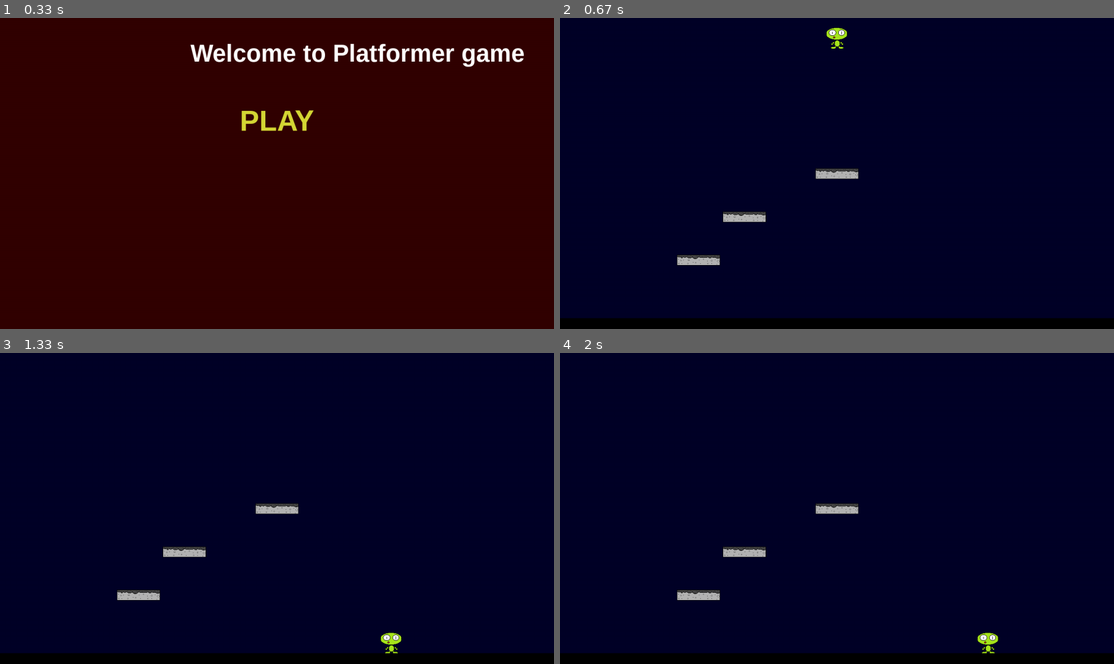
Above: before the commit, frames 1-4 (two rows, left to right).
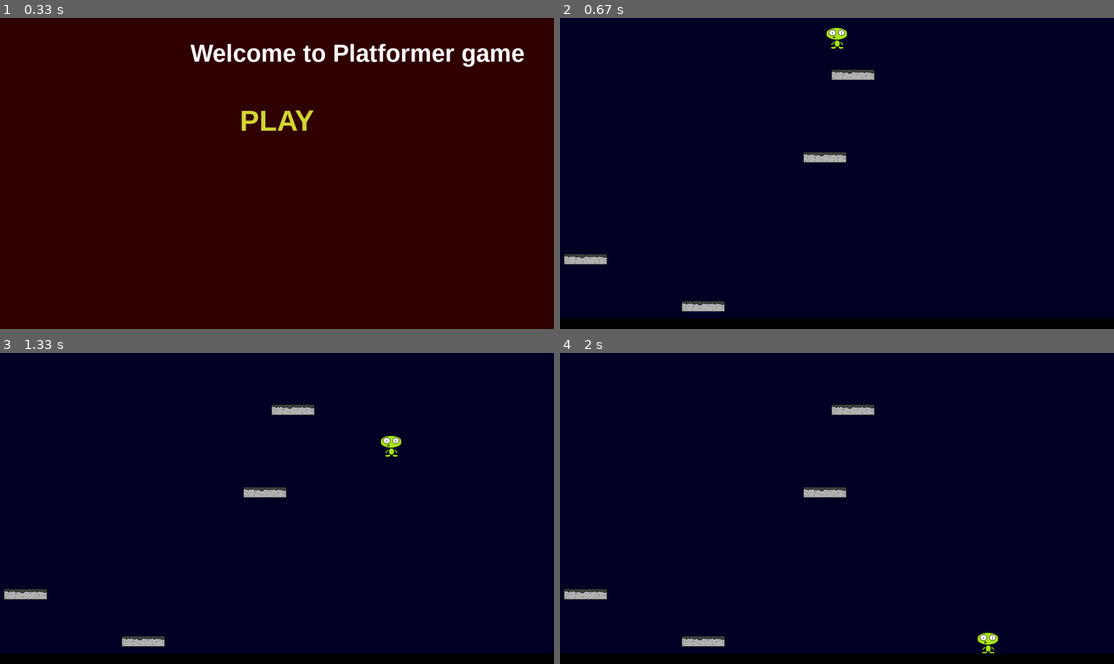
Above: after the commit, the same moments.

Repository: lapatinn/ot-harjoitustyo
Game: pygame game, started from src/main.py
The game is run twice, just before and just after one commit, with the same random seed, the same clock (stepped at 60 frames per second) and the same inputs.
Inputs (mouse positions are in pixels of both pictures, inside the frame that each line leads up to):
- Up to frame 1 (0.33 s): no input
- Up to frame 2 (0.67 s): click "PLAY" at 0.38 s
- Up to frame 3 (1.33 s): hold D 0.67-1.13 s; move the mouse to (254, 520) at 0.7 s; hold D from 1.17 s (still down)
- Up to frame 4 (2 s): release D at 1.63 s; hold A from 1.67 s (still down)

Frame 1 is identical in both runs. In frame 2, 1.8% of the frame differs, in the area x 0-57%, y 16-95%; in frame 3, 2.2%, in the area x 0-73%, y 16-97%; in frame 4, 1.8%.

Commit message:
Refactor to use new level-module

Diff:
--- a/src/event_handler.py
+++ b/src/event_handler.py
@@ -1,5 +1,6 @@
 import pygame
 from sprites.player import Player
+
 
 class GameEventHandler:
     def __init__(self, player=Player, platforms=pygame.sprite.Group):
--- a/src/main.py
+++ b/src/main.py
@@ -4,6 +4,7 @@
 from sprites.player import Player
 from sprites.platforms import Platform, Floor
 from event_handler import GameEventHandler
+from level import Level
 
 pygame.init()
 vec = pygame.math.Vector2
@@ -16,28 +17,12 @@
 
 window = pygame.display.set_mode((SCREEN_WIDTH, SCREEN_HEIGHT))
 
-player = Player()
-floor = Floor()
-platform1 = Platform(SCREEN_WIDTH//2, SCREEN_HEIGHT//2)
-platform2 = Platform(SCREEN_WIDTH//3,
-                     SCREEN_HEIGHT//2 + 100)
-platform3 = Platform(SCREEN_WIDTH//4,
-                     SCREEN_HEIGHT//2 + 200)
+level = Level()
+level.generate()
+all_sprites, platforms = level.get_groups()
 
-all_sprites = pygame.sprite.Group()
-all_sprites.add(player)
-all_sprites.add(floor)
-all_sprites.add(platform1)
-all_sprites.add(platform2)
-all_sprites.add(platform3)
+game_events = GameEventHandler(level.player, level.platforms)
 
-platforms = pygame.sprite.Group()
-platforms.add(floor)
-platforms.add(platform1)
-platforms.add(platform2)
-platforms.add(platform3)
-
-game_events = GameEventHandler(player, platforms)
 
 def draw_text(text, font, text_color, x, y):
     img = font.render(text, True, text_color)
@@ -64,7 +49,7 @@
         button_color = WELCOME_COLOR if is_hovering else PLAY_COLOR
 
         play_button_rect = draw_text(button_text, PLAY_FONT,
-                              button_color, button_x, button_y)
+                                     button_color, button_x, button_y)
 
         for event in pygame.event.get():
             if event.type == pygame.QUIT:
@@ -84,8 +69,8 @@
 
         game_events.handle_events()
 
-        player.move()
-        player.check_floor_collision(platforms)
+        level.player.move()
+        level.player.check_floor_collision(platforms)
 
         for entity in all_sprites:
             window.blit(entity.surface, entity.rect)
